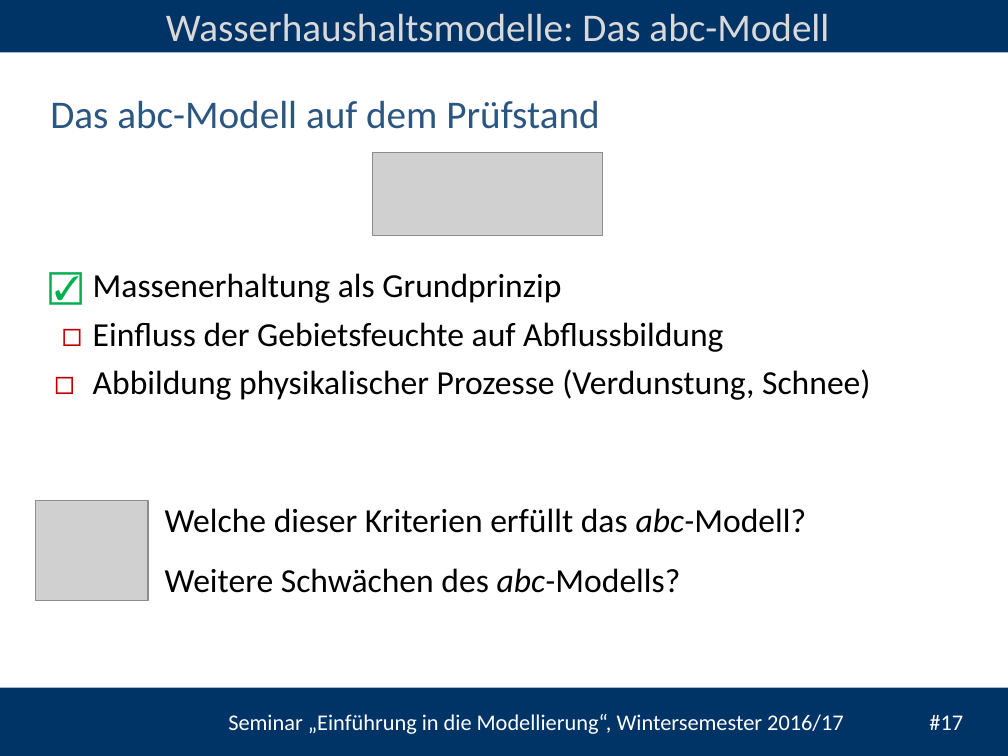
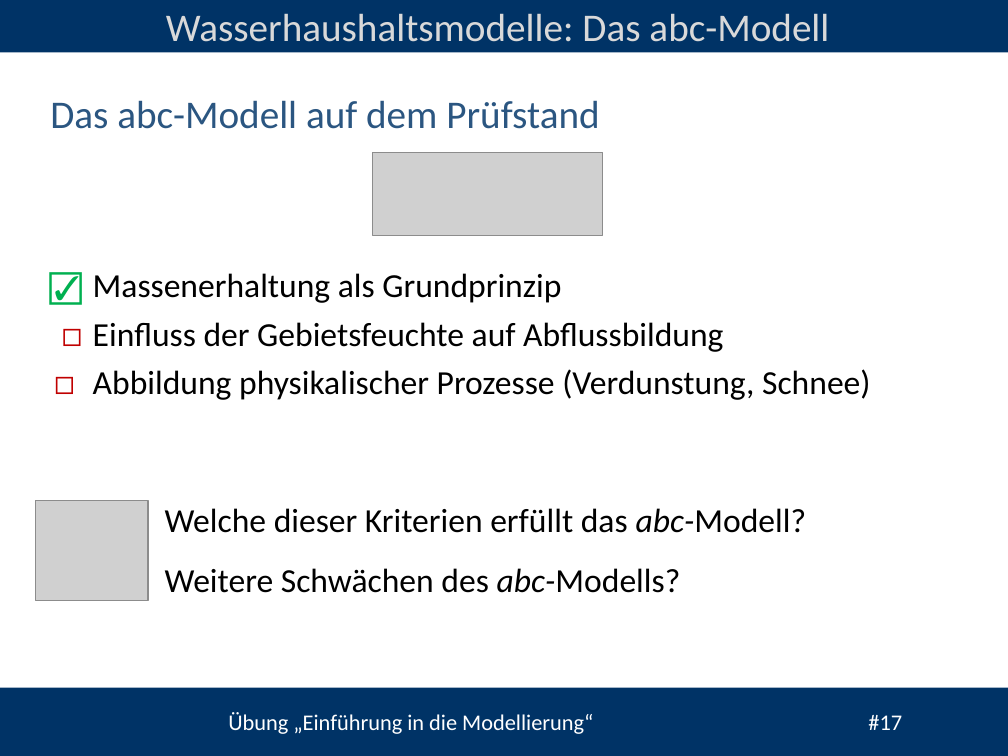
Before and after one commit to heistermann/Einf_Modellierung, a slide deck: slide 17 of Termin_4/folien/UebungModellierung#4.pptx. Drawn at 1008x756 pixels with LibreOffice and Linux fonts; fonts in the diff are those of the drawing; grey boxes stand for pictures; background and template pictures are left out. Boxes give left, top, right and bottom in pixels: in the first picture for what was removed or moved away, otherwise in the second. Text is boxed around its words. In the diff, an @@ line names an element or a change of style, - is before the commit and + after.

```diff
--- a/Termin_4/folien/UebungModellierung#4.pptx
+++ b/Termin_4/folien/UebungModellierung#4.pptx
@@ text at [228, 712, 902, 734]: text changed @@
-Seminar „Einführung in die Modellierung“, Wintersemester 2016/17 #17
+Übung „Einführung in die Modellierung“ #17
```
Also in this commit, not shown: 16 other slides changed, 4 other files.
